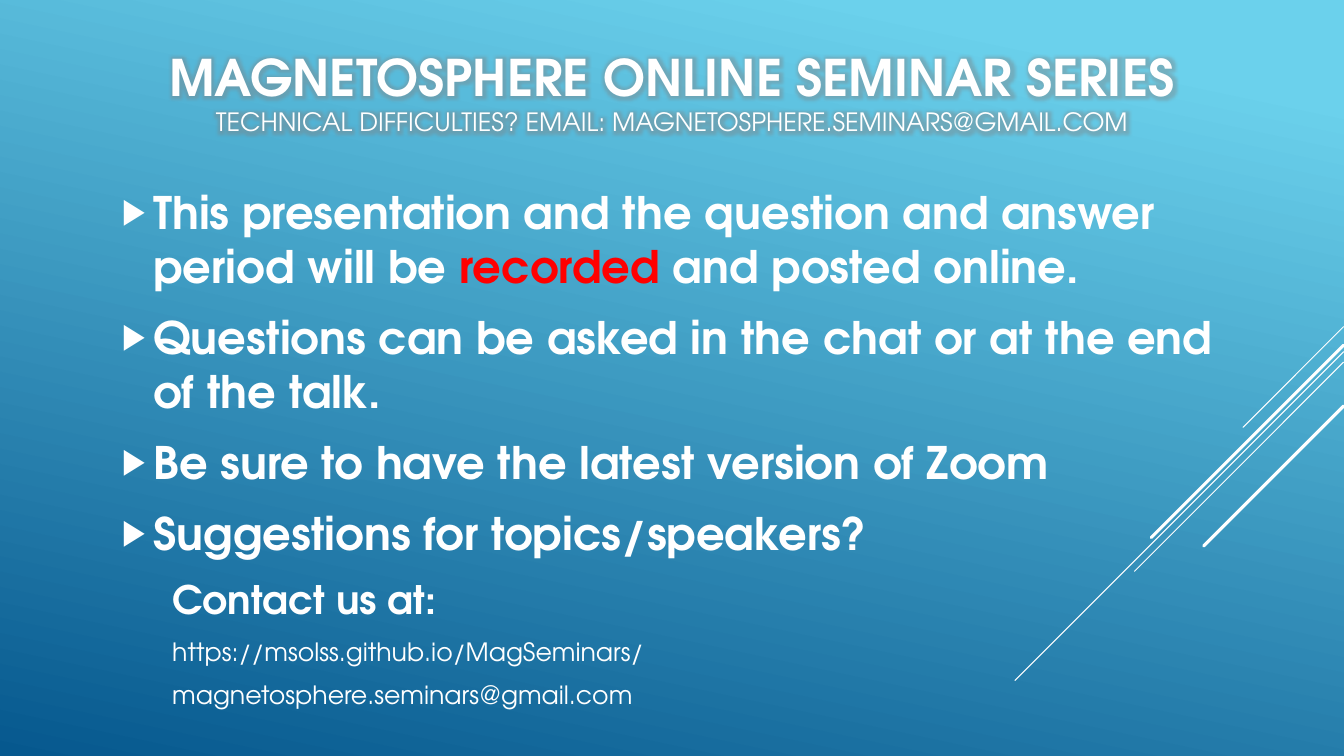
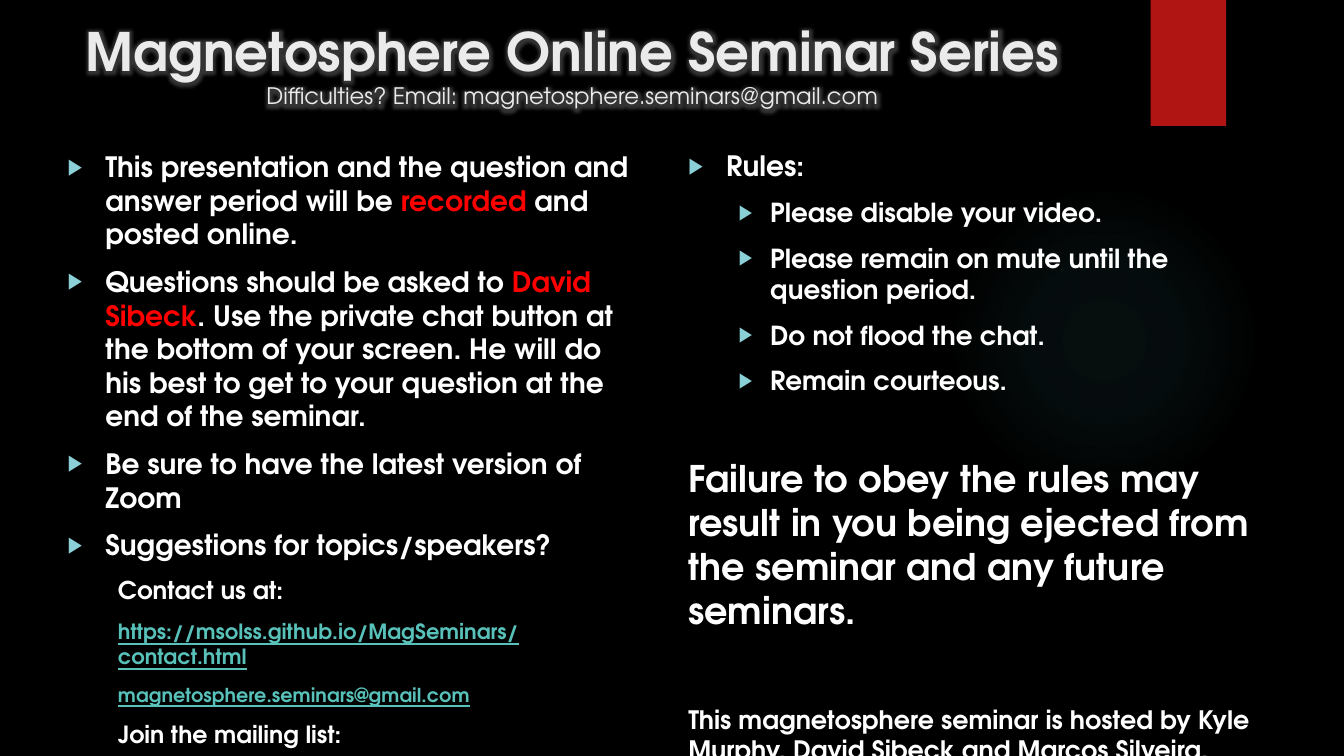
Before and after one commit to MSOLSS/MagSeminars, a slide deck: slide 1 of MSOSS_title.pptx. Drawn at 1344x756 pixels with LibreOffice and Linux fonts; fonts in the diff are those of the drawing; background and template pictures are left out. Boxes give left, top, right and bottom in pixels: in the first picture for what was removed or moved away, otherwise in the second. Text is boxed around its words. In the diff, an @@ line names an element or a change of style, - is before the commit and + after.

```diff
--- a/MSOSS_title.pptx
+++ b/MSOSS_title.pptx
@@ background gradient #6ED2EB to #06588E to picture (left out) @@
@@ title "Magnetosphere Online Seminar Series Difficulties? ..." at bbox=[85, 30, 1059, 109]: vertical alignment middle to top @@
@@ rectangle added at bbox=[1150, 0, 1226, 126], fill #B01513 @@
@@ title at bbox=[85, 30, 1059, 109]: text changed; size 18 to 16.2 pt; text colour #FFFFFF to #EBEBEB @@
-MAGNETOSPHERE ONLINE SEMINAR SERIES
-TECHNICAL DIFFICULTIES? EMAIL: MAGNETOSPHERE.SEMINARS@GMAIL.COM
+Magnetosphere Online Seminar Series
+Difficulties? Email: magnetosphere.seminars@gmail.com
@@ text "This presentation and the question ..." at bbox=[105, 155, 628, 707]: vertical alignment middle to top @@
@@ text at bbox=[105, 155, 628, 707]: paragraphs added @@
+  Join the mailing list:
+  https://msolss.github.io/MagSeminars/mail-list.html
@@ text "This presentation and the question ...": place and size @@
-text "This presentation and the question ..." at bbox=[153, 194, 1212, 710]
+text "This presentation and the question ..." at bbox=[105, 155, 628, 707]
@@ text at bbox=[105, 155, 628, 707]: size 32 to 20 pt in "This presentation and the question and answer ...", "Be sure to have the latest version ...", "Suggestions for topics/speakers?"; size 28 to 17.5 pt in "Contact us at:"; size 18 to 13.8 pt, text colour #FFFFFF to #58C1BA, bold on, underline on in "magnetosphere.seminars@gmail.com"; indent changed; less space between paragraphs; bullet colour #FFFFFF to #8AD0D6 @@
@@ text added at bbox=[688, 155, 1249, 740], 18.8 pt, text #FFFFFF, bold @@
+▶ Rules:
+  ▶ Please disable your video.
+  ▶ Please remain on mute until the question period.
+  ▶ Do not flood the chat.
+  ▶ Remain courteous.
+Failure to obey the rules may result in you being ejected from the seminar and any future seminars.
+This magnetosphere seminar is hosted by Kyle Murphy, David Sibeck and Marcos Silveira.
@@ ellipse added at bbox=[949, 185, 1259, 495], fill gradient #50B9C1 @@
@@ text at bbox=[105, 270, 613, 427]: text changed; size 32 to 20 pt @@
-▶ Questions can be asked in the chat or at the end of the talk.
+▶ Questions should be asked to David Sibeck. Use the private chat button at the bottom of your screen. He will do his best to get to your question at the end of the seminar.
@@ group removed at bbox=[1015, 327, 1344, 681]: 5 lines @@
@@ text at bbox=[118, 623, 519, 670]: text changed; size 18 to 15 pt; text colour #FFFFFF to #58C1BA; bold on @@
-  https://msolss.github.io/MagSeminars/
+  https://msolss.github.io/MagSeminars/contact.html
```
